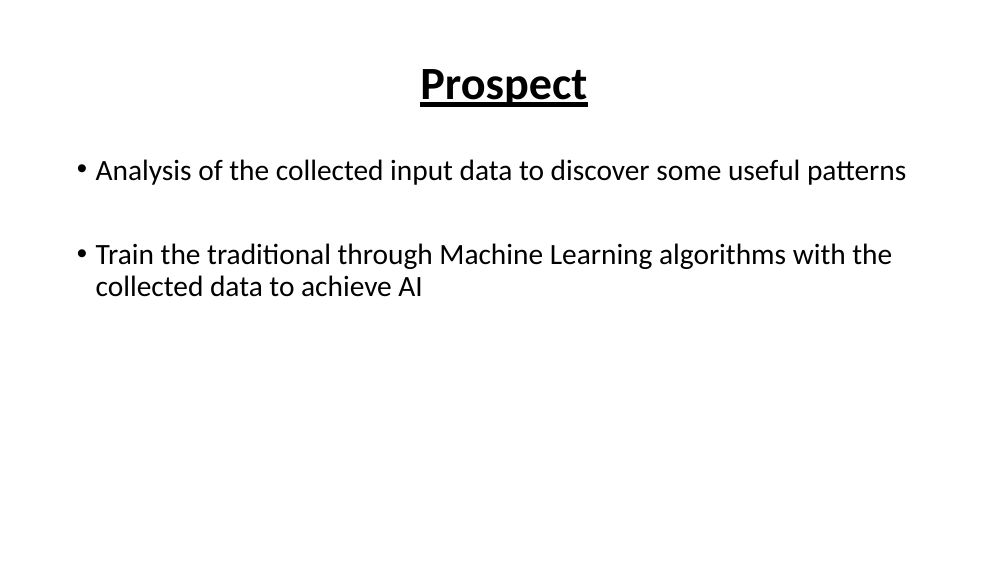
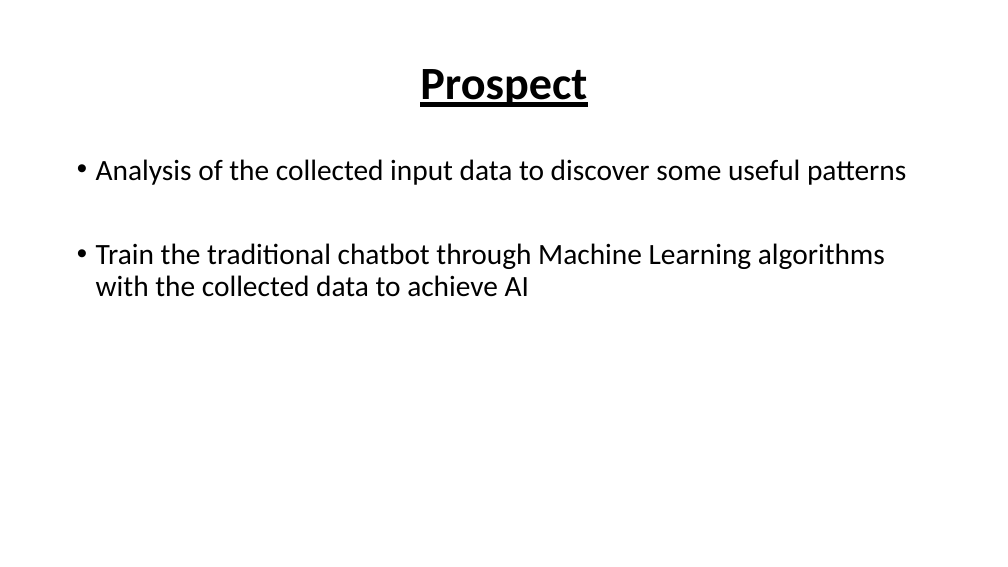
Before and after one commit to casey46ckc/Asso-yr2-FYP, a slide deck: slide 19 of fyp powerpoint/Fyp_revised_v1.1.pptx. Drawn at 1008x567 pixels with LibreOffice and Linux fonts; fonts in the diff are those of the drawing; background and template pictures are left out. Boxes give left, top, right and bottom in pixels: in the first picture for what was removed or moved away, otherwise in the second. Text is boxed around its words. In the diff, an @@ line names an element or a change of style, - is before the commit and + after.

```diff
--- a/fyp powerpoint/Fyp_revised_v1.1.pptx
+++ b/fyp powerpoint/Fyp_revised_v1.1.pptx
@@ text at (96, 243, 885, 297): text changed @@
-• Train the traditional through Machine Learning algorithms with the collected data to achieve AI
+• Train the traditional chatbot through Machine Learning algorithms with the collected data to achieve AI
```
Also in this commit, not shown: 8 other slides changed, 1 slide added, 2 other files.
